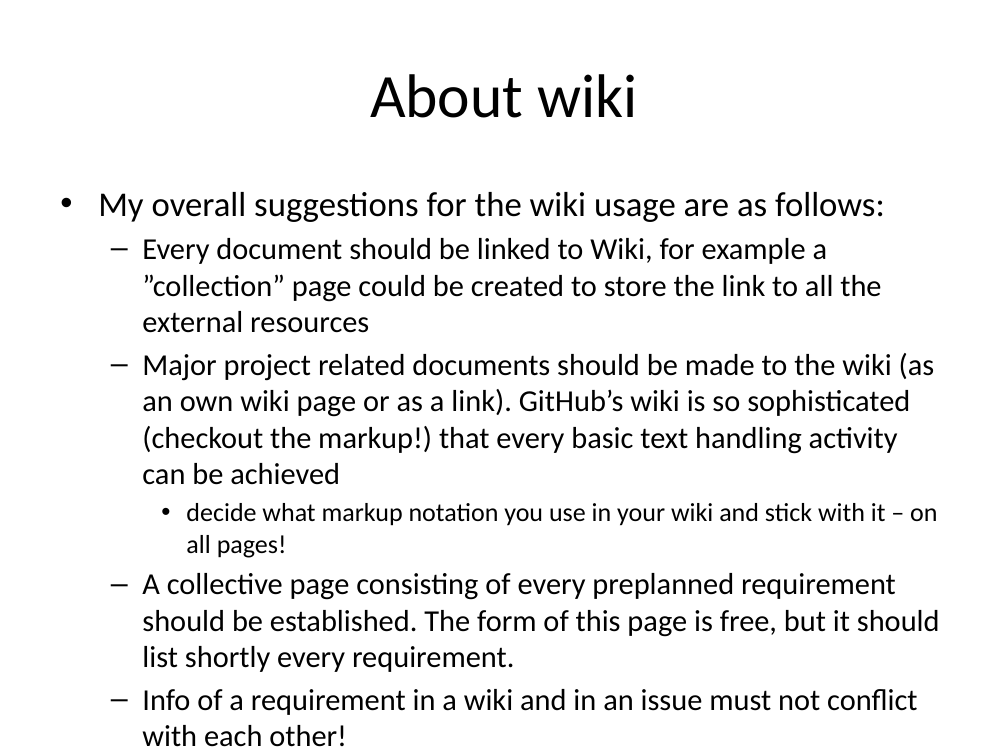
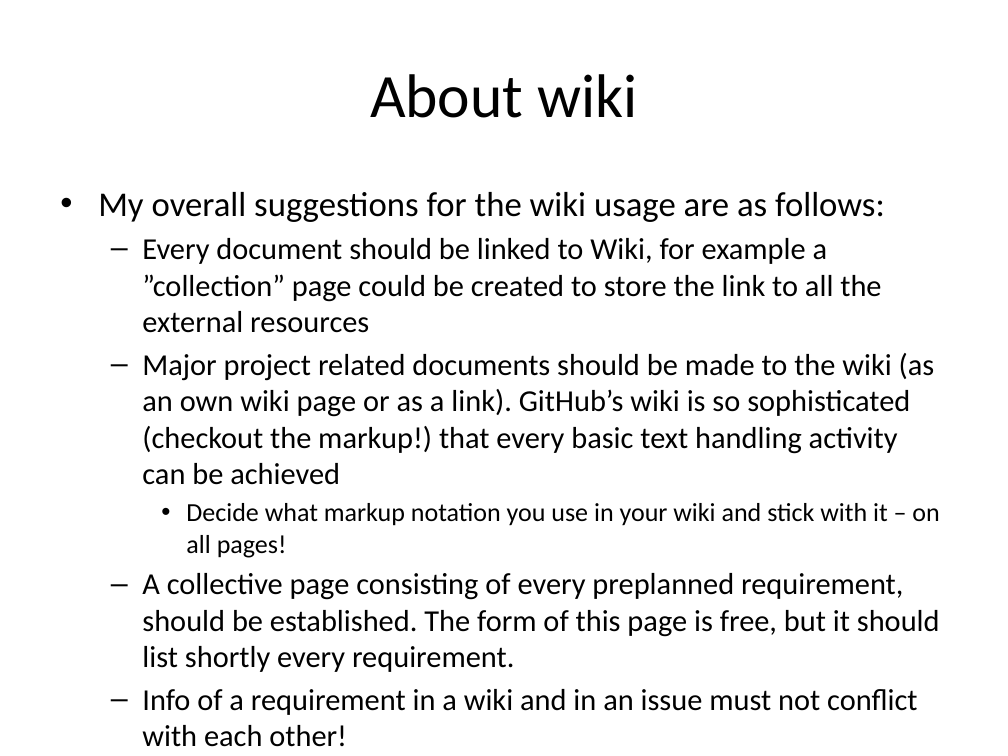
Before and after one commit to Ripppe/GraduRepo, a slide deck: slide 47 of Managing requirements in GitHub.pptx (slide 46 before the commit). Drawn at 1008x756 pixels with LibreOffice and Linux fonts; fonts in the diff are those of the drawing. Boxes give left, top, right and bottom in pixels: in the first picture for what was removed or moved away, otherwise in the second. Text is boxed around its words. In the diff, an @@ line names an element or a change of style, - is before the commit and + after.

```diff
--- a/Managing requirements in GitHub.pptx
+++ b/Managing requirements in GitHub.pptx
@@ text at [142,503,940,672]: text changed @@
-    • decide what markup notation you use in your wiki and stick with it – on all pages!
-  – A collective page consisting of every preplanned requirement should be established. The form of this page is free, but it should list shortly every requirement.
+    • Decide what markup notation you use in your wiki and stick with it – on all pages!
+  – A collective page consisting of every preplanned requirement, should be established. The form of this page is free, but it should list shortly every requirement.
```
Also in this commit, not shown: 27 other slides changed, 1 slide added, 1 other file.
